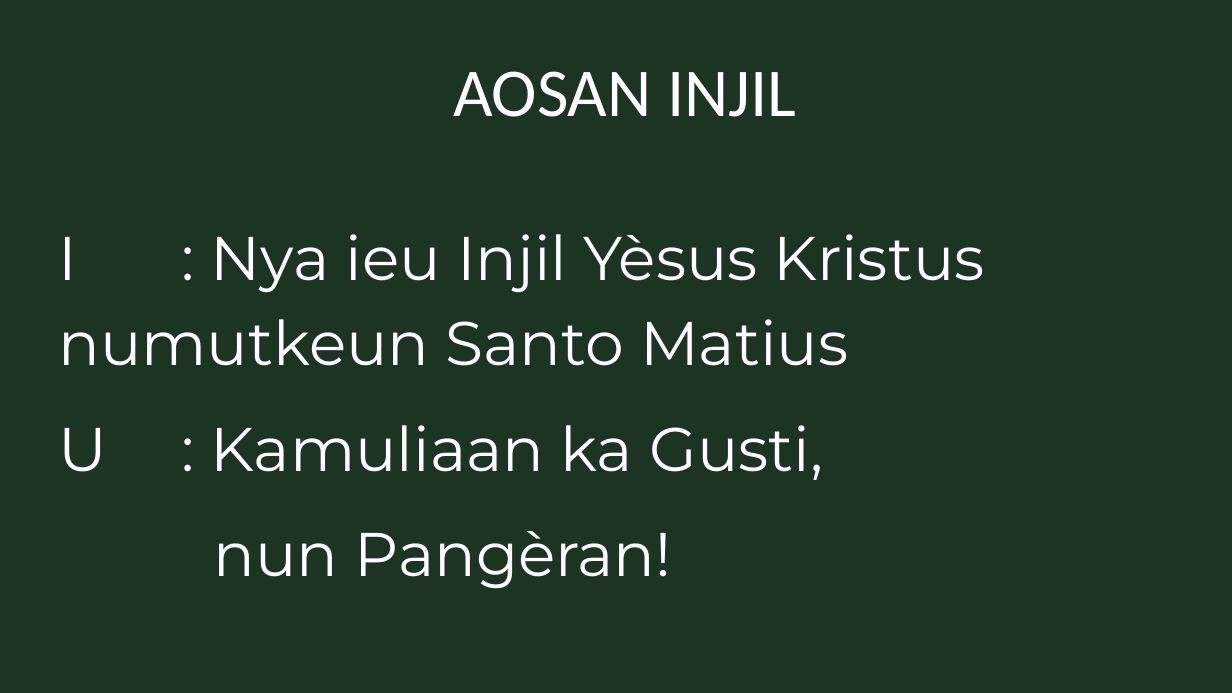
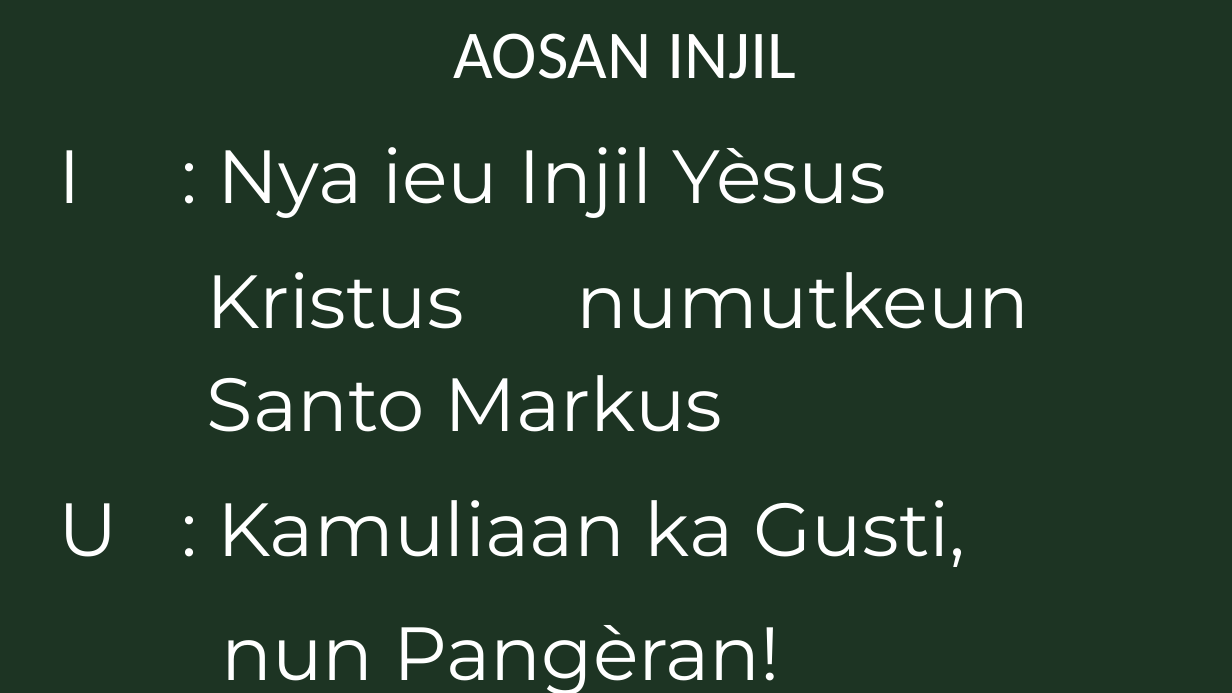
Before and after one commit to laurensius/Slide_Misa_KRC, a slide deck: slide 21 of 2021 01 tanggal 23 -24/Bahasa Sunda.pptx. Drawn at 1232x693 pixels with LibreOffice and Linux fonts; fonts in the diff are those of the drawing. Boxes give left, top, right and bottom in pixels: in the first picture for what was removed or moved away, otherwise in the second. Text is boxed around its words. In the diff, an @@ line names an element or a change of style, - is before the commit and + after.

```diff
--- a/2021 01 tanggal 23 -24/Bahasa Sunda.pptx
+++ b/2021 01 tanggal 23 -24/Bahasa Sunda.pptx
@@ text "AOSAN INJIL": place and size @@
-text "AOSAN INJIL" at (453, 71, 796, 117)
+text "AOSAN INJIL" at (453, 33, 796, 79)
@@ text "I : Nya ieu Injil ...": place and size @@
-text "I : Nya ieu Injil ..." at (58, 234, 985, 589)
+text "I : Nya ieu Injil ..." at (58, 147, 1029, 693)
@@ text at (58, 147, 1029, 432): text changed; size 36 to 44 pt @@
-I : Nya ieu Injil Yèsus Kristus numutkeun Santo Matius
+I : Nya ieu Injil Yèsus
+Kristus numutkeun Santo Markus
@@ text at (58, 500, 965, 693): size 36 to 44 pt in "U : Kamuliaan ka Gusti,", "nun Pangèran!" @@
```
Also in this commit, not shown: 16 other slides changed, 17 other files.
